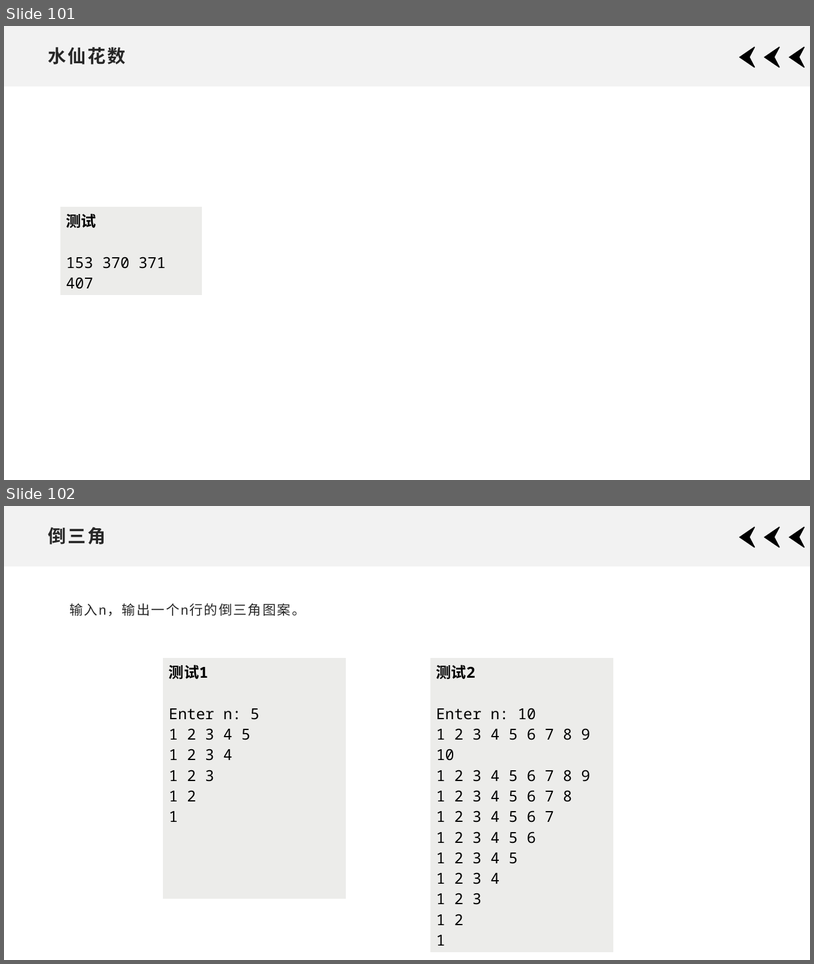
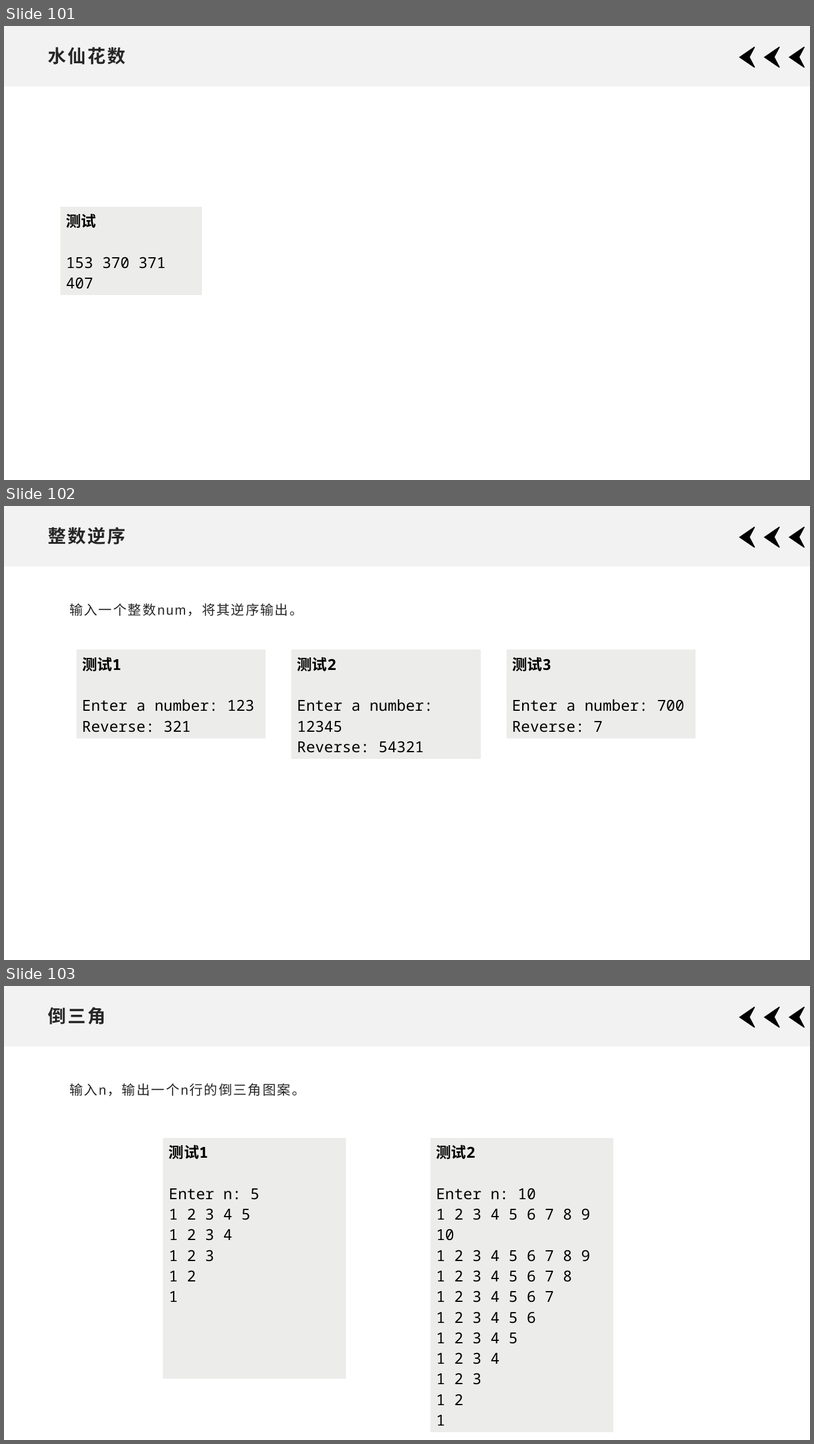
Before and after one commit to xdai02/Java, a slide deck: slides/Chapter3.pptx. Shown one above the other, each under a label of ours: slides 101 and 102 before the commit, slides 101, 102 and 103 after it. The pictures are 814x964 and 814x1444 pixels, drawn with LibreOffice and Linux fonts; fonts in the diff are those of the drawing; grey boxes stand for pictures. Boxes give left, top, right and bottom in pixels: in the first picture for what was removed or moved away, otherwise in the second. Text is boxed around its words. In the diff, an @@ line names an element or a change of style, - is before the commit and + after.

Commit message:
fix

```diff
--- a/slides/Chapter3.pptx
+++ b/slides/Chapter3.pptx
@@ slide 102 added at [4, 506, 810, 960], background #FFFFFF; not listed: 4 template elements that a slide beside it also shows @@
@@ title added at [48, 527, 126, 544], 21.6 pt, text #262626, bold @@
+整数逆序
@@ text added at [69, 603, 303, 616], 16 pt, text #262626 @@
+输入一个整数num，将其逆序输出。
@@ table added at [76, 649, 266, 735], 1 rows, 1 columns @@
+测试1 / Enter a number: 123 / Reverse: 321
@@ table added at [291, 649, 482, 755], 1 rows, 1 columns @@
+测试2 / Enter a number: 12345 / Reverse: 54321
@@ table added at [506, 649, 696, 735], 1 rows, 1 columns @@
+测试3 / Enter a number: 700 / Reverse: 7
@@ what was slide 102 is now slide 103 @@
```
